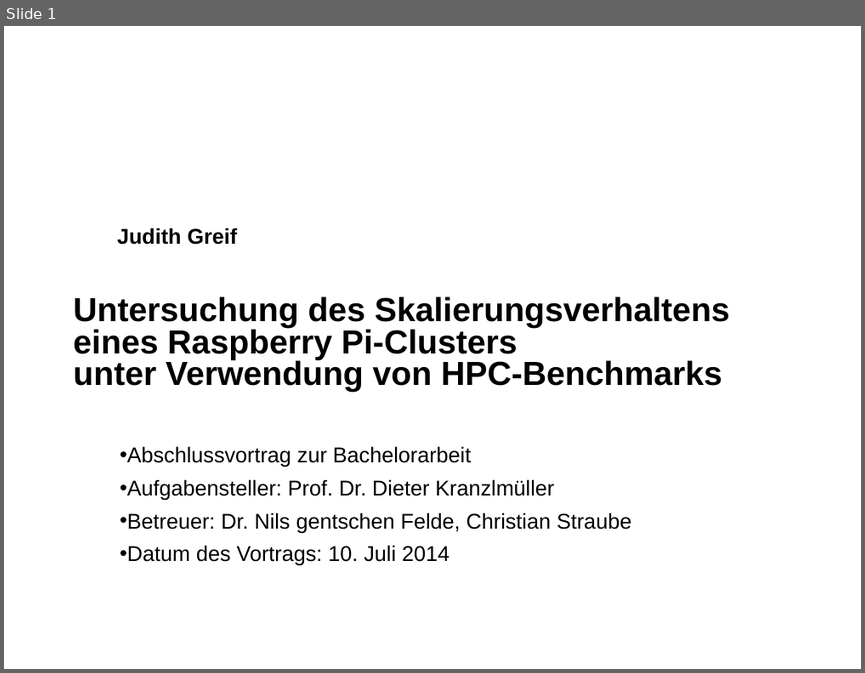
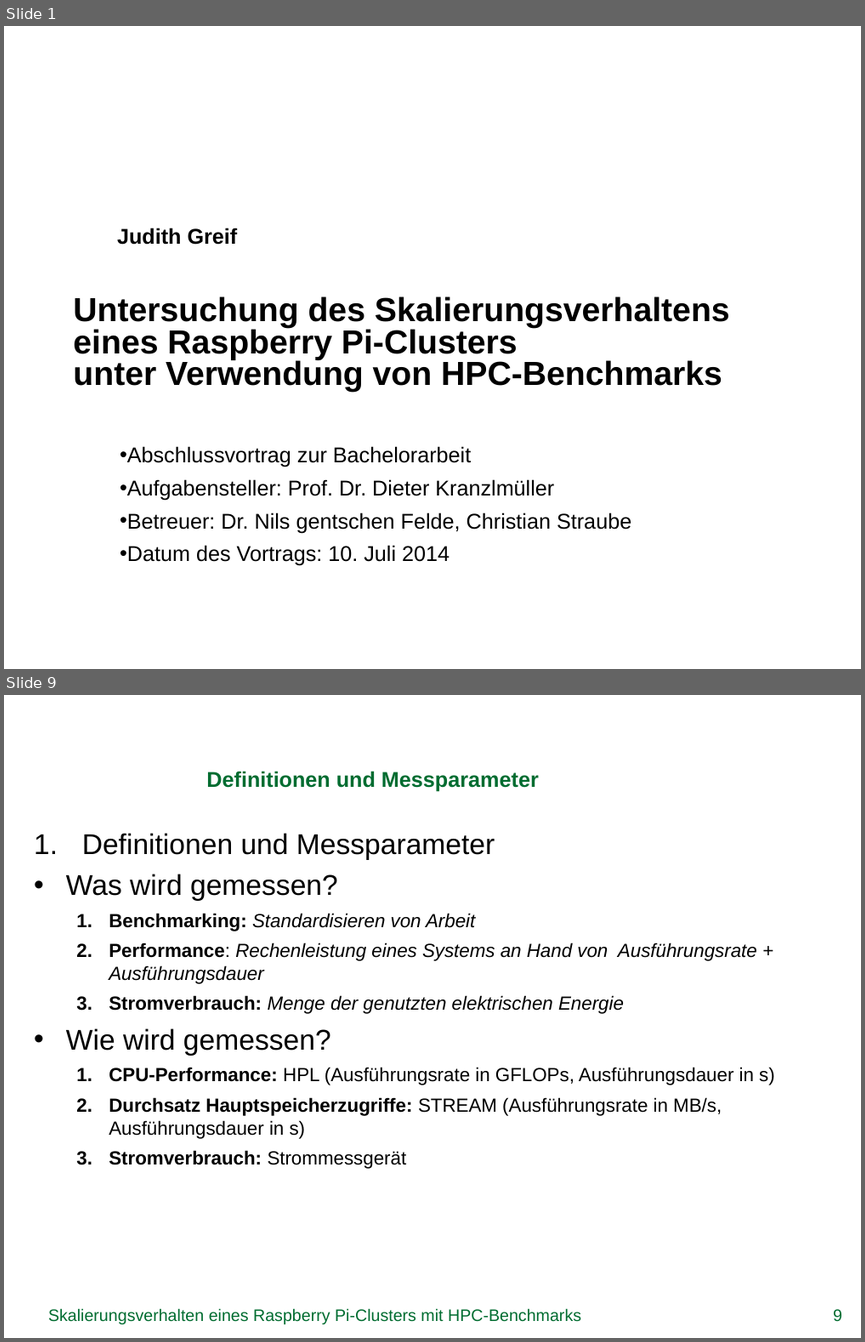
Before and after one commit to missgreenwood/bachelor-arbeit, a slide deck: Disputation/grei14.pptx. Shown one above the other, each under a label of ours: slide 1 before the commit, slides 1 and 9 after it; the slides between them are not shown. The pictures are 865x673 and 865x1342 pixels, drawn with LibreOffice and Linux fonts; fonts in the diff are those of the drawing; background and template pictures are left out. Boxes give left, top, right and bottom in pixels: in the first picture for what was removed or moved away, otherwise in the second. Text is boxed around its words. In the diff, an @@ line names an element or a change of style, - is before the commit and + after.

```diff
--- a/Disputation/grei14.pptx
+++ b/Disputation/grei14.pptx
@@ slide 9 added at [4, 695, 861, 1338], background picture (left out) @@
@@ title added at [206, 771, 539, 792], 18 pt, text #006C30, bold @@
+Definitionen und Messparameter
@@ text added at [66, 833, 775, 1168], 16 pt, text #000000 @@
+1. Definitionen und Messparameter
+• Was wird gemessen?
+  1. Benchmarking: Standardisieren von Arbeit
+  2. Performance: Rechenleistung eines Systems an Hand von Ausführungsrate + Ausführungsdauer
+  3. Stromverbrauch: Menge der genutzten elektrischen Energie
+• Wie wird gemessen?
+  1. CPU-Performance: HPL (Ausführungsrate in GFLOPs, Ausführungsdauer in s)
+  2. Durchsatz Hauptspeicherzugriffe: STREAM (Ausführungsrate in MB/s, Ausführungsdauer in s)
+  3. Stromverbrauch: Strommessgerät
@@ text added at [48, 1308, 581, 1324], 14 pt, text #006C30 @@
+Skalierungsverhalten eines Raspberry Pi-Clusters mit HPC-Benchmarks
@@ page number added at [833, 1309, 842, 1321], 14 pt, text #006C30 @@
+9
```
Also in this commit, not shown: 3 slides changed, 6 other slides added, 2 other files.
